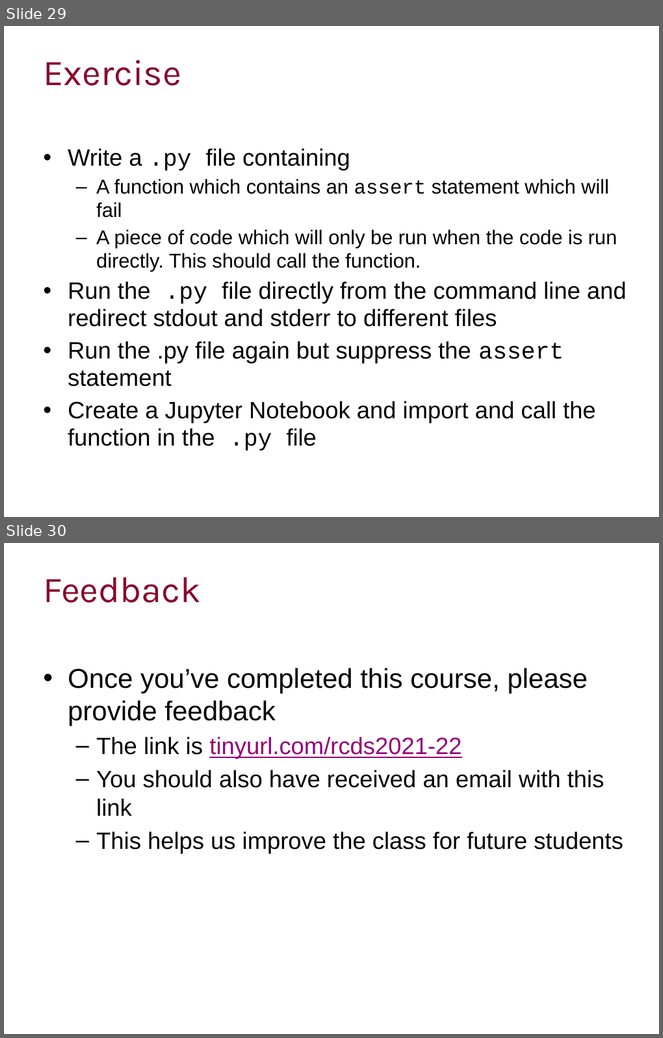
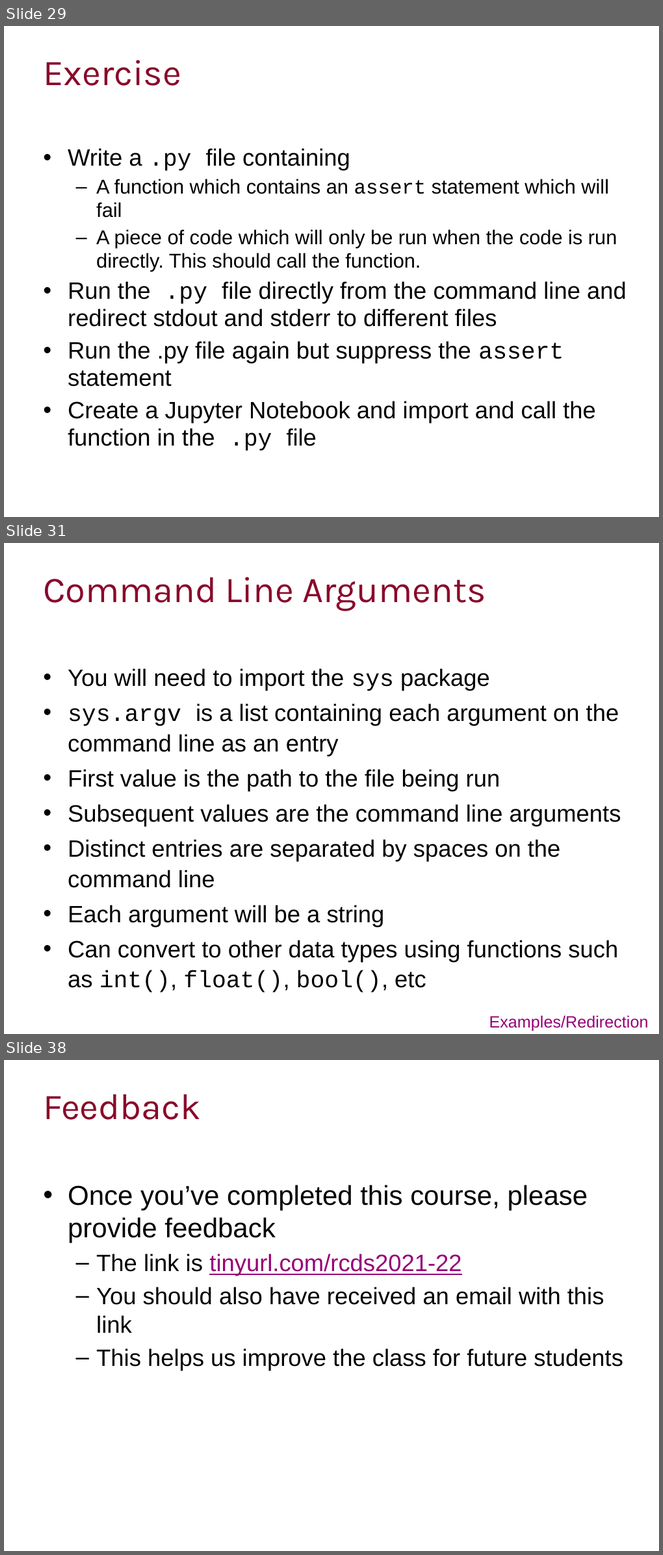
Before and after one commit to ImperialCollegeLondon/RCDS-managing-and-running-python-effectively, a slide deck: Managing and Running Python Effectively.pptx. Shown one above the other, each under a label of ours: slides 29 and 30 before the commit, slides 29, 31 and 38 after it; the slides between them are not shown. The pictures are 663x1038 and 663x1555 pixels, drawn with LibreOffice and Linux fonts; fonts in the diff are those of the drawing; background and template pictures are left out. Boxes give left, top, right and bottom in pixels: in the first picture for what was removed or moved away, otherwise in the second. Text is boxed around its words. In the diff, an @@ line names an element or a change of style, - is before the commit and + after.

Commit message:
Command line exercises

```diff
--- a/Managing and Running Python Effectively.pptx
+++ b/Managing and Running Python Effectively.pptx
@@ slide 31 added at (4, 543, 659, 1034), background #FFFFFF @@
@@ title added at (43, 577, 486, 611), 40 pt, text #89092B @@
+Command Line Arguments
@@ text added at (68, 668, 622, 993), 26 pt, text #000000 @@
+• You will need to import the sys package
+• sys.argv is a list containing each argument on the command line as an entry
+• First value is the path to the file being run
+• Subsequent values are the command line arguments
+• Distinct entries are separated by spaces on the command line
+• Each argument will be a string
+• Can convert to other data types using functions such as int(), float(), bool(), etc
@@ text added at (490, 1016, 649, 1032), 18 pt, text #960078 @@
+Examples/Redirection
@@ what was slide 30 is now slide 38 @@
```
Also in this commit, not shown: 7 slides changed, 7 other slides added, 5 other files.
